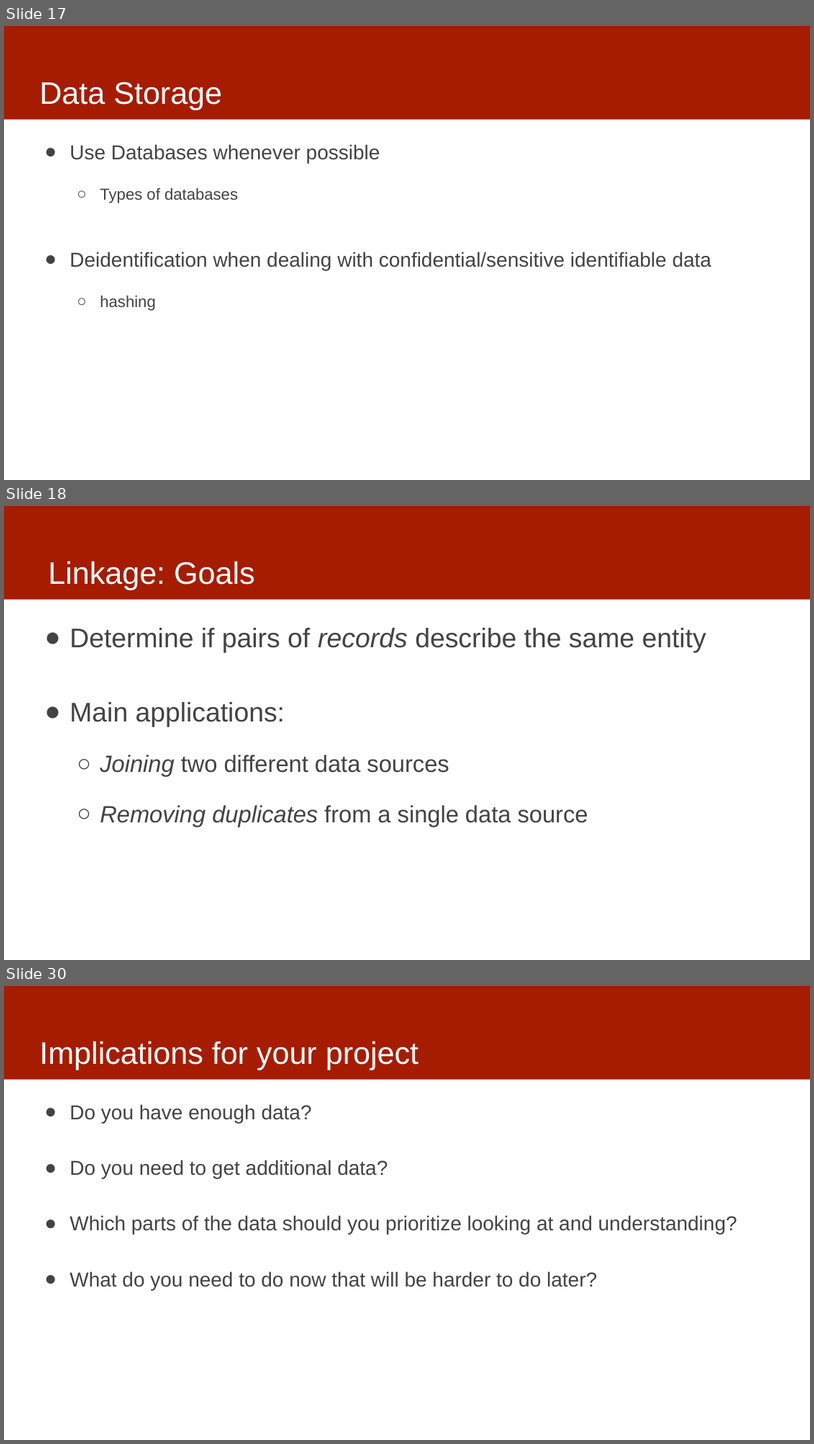
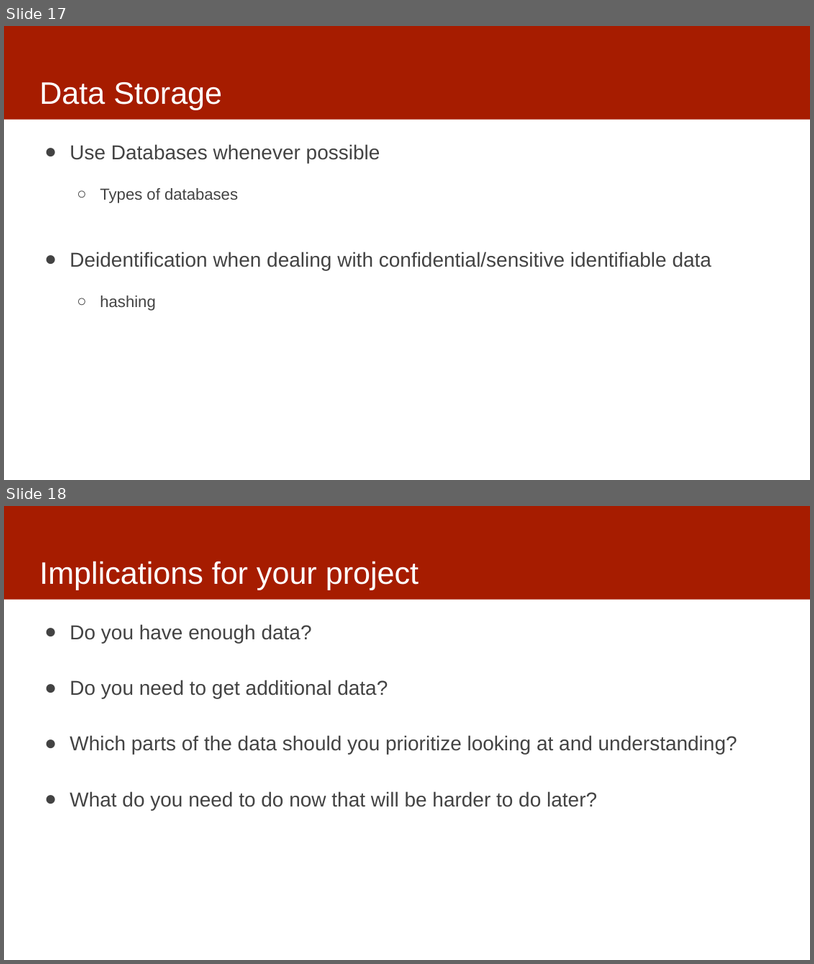
Before and after one commit to dssg/mlforpublicpolicylab, a slide deck: Lectures/04-data.pptx. Shown one above the other, each under a label of ours: slides 17, 18 and 30 before the commit, slides 17 and 18 after it; the slides between them are not shown. The pictures are 814x1444 and 814x964 pixels, drawn with LibreOffice and Linux fonts; fonts in the diff are those of the drawing. Boxes give left, top, right and bottom in pixels: in the first picture for what was removed or moved away, otherwise in the second. Text is boxed around its words. In the diff, an @@ line names an element or a change of style, - is before the commit and + after.

```diff
--- a/Lectures/04-data.pptx
+++ b/Lectures/04-data.pptx
@@ slide 18 removed at (4, 506, 810, 960), background #FFFFFF; not listed: 1 template element that a slide beside it also shows @@
@@ title removed at (48, 561, 255, 590) @@
-Linkage: Goals
@@ text removed at (70, 628, 707, 826) @@
-● Determine if pairs of records describe the same entity
-● Main applications:
-  ○ Joining two different data sources
-  ○ Removing duplicates from a single data source
@@ what was slide 30 is now slide 18 @@
```
Also in this commit, not shown: 1 slide changed, 11 other slides removed, 2 other files.
